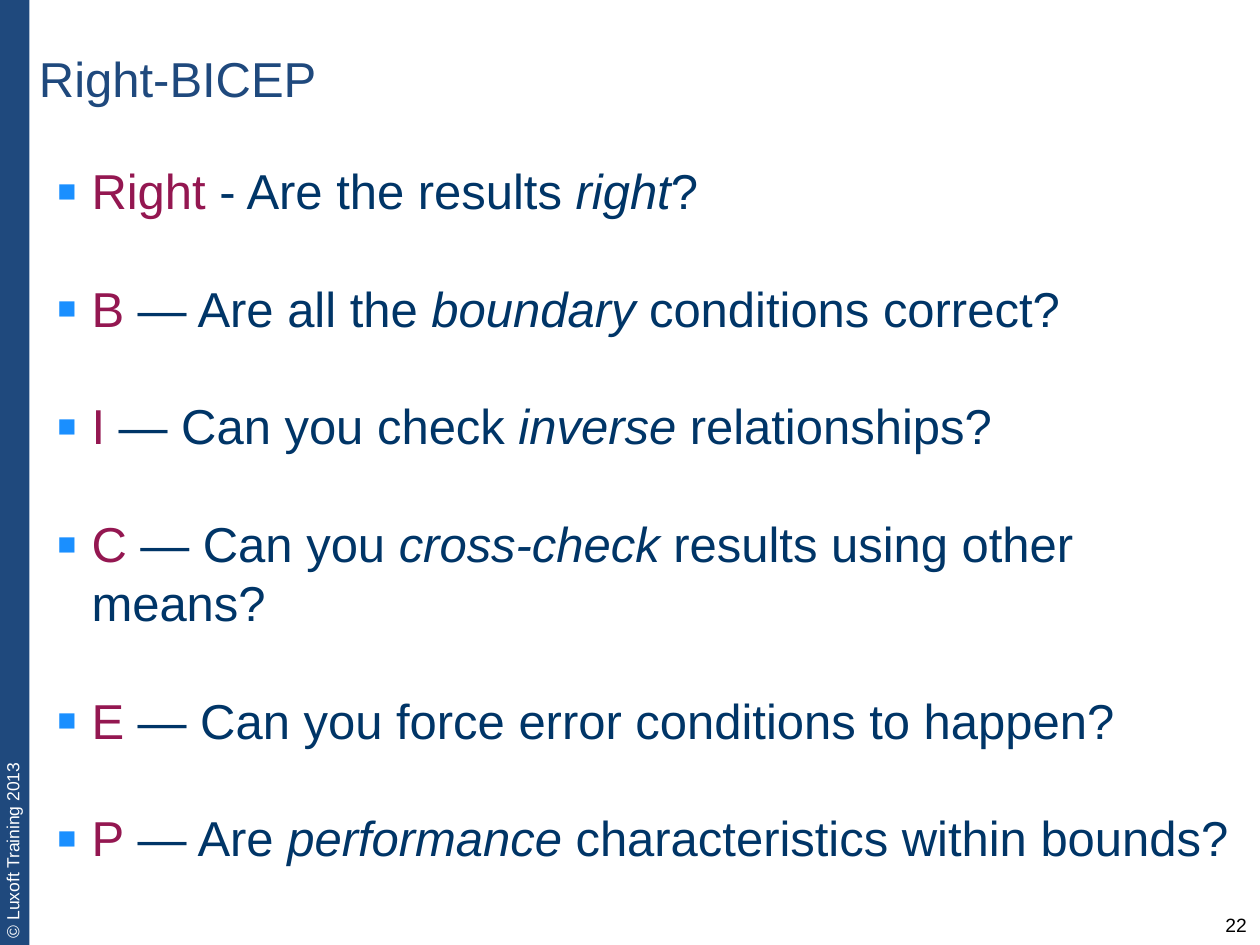
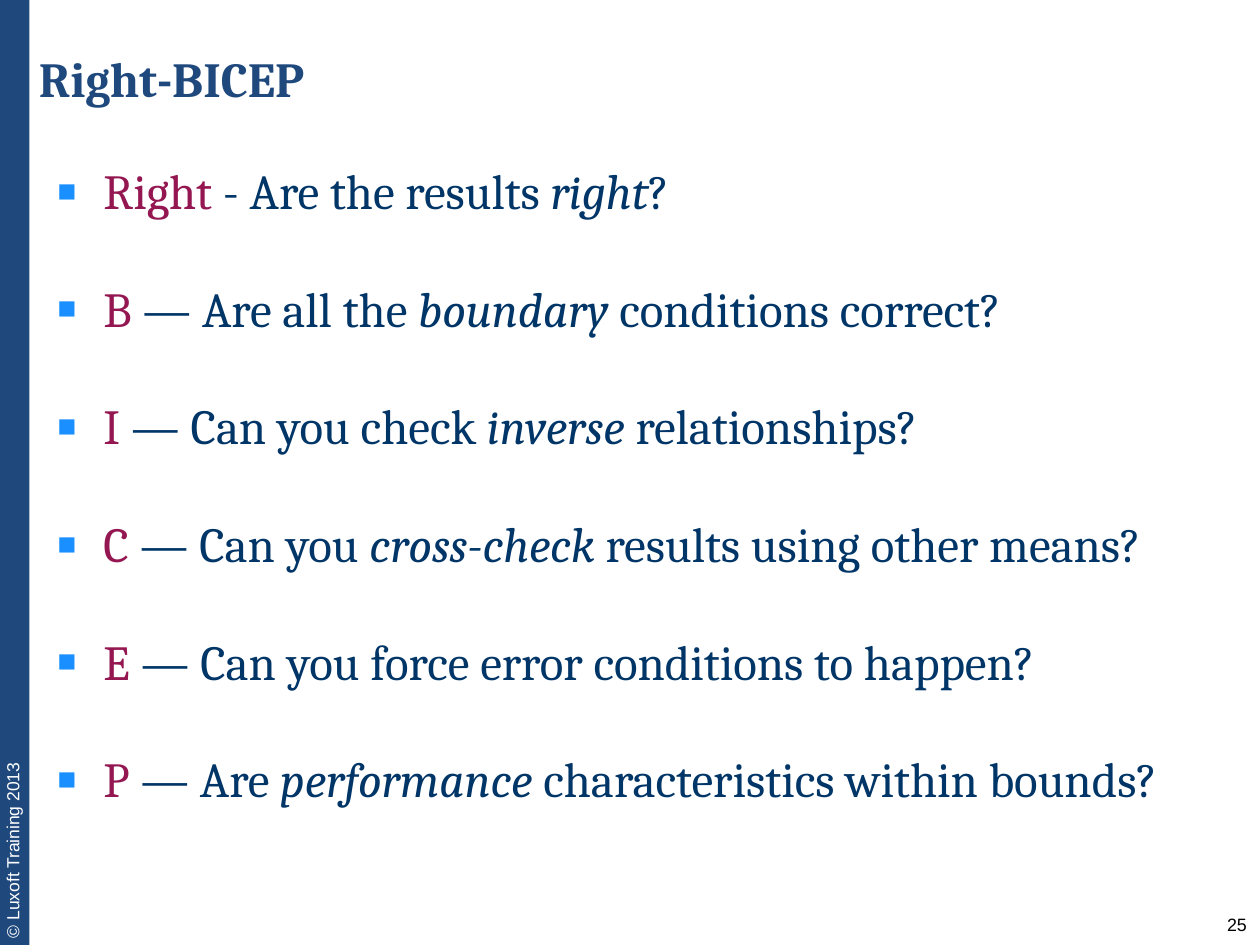
Before and after one commit to team3/lux-trainings-all, a slide deck: slide 25 of JVA-011. unit-testing-with-junit/JVA-011-lecture1-unit-testing-basics.pptx (slide 22 before the commit). Drawn at 1260x945 pixels with LibreOffice and Linux fonts; fonts in the diff are those of the drawing. Boxes give left, top, right and bottom in pixels: in the first picture for what was removed or moved away, otherwise in the second. Text is boxed around its words. In the diff, an @@ line names an element or a change of style, - is before the commit and + after.

```diff
--- a/JVA-011. unit-testing-with-junit/JVA-011-lecture1-unit-testing-basics.pptx
+++ b/JVA-011. unit-testing-with-junit/JVA-011-lecture1-unit-testing-basics.pptx
@@ title "Right-BICEP" at bbox=[39, 63, 304, 108]: font Arial to Cambria, bold on @@
@@ text "Right - Are the results ..." at bbox=[103, 175, 1157, 808]: font Arial to Cambria; indent changed @@
@@ page number at bbox=[1227, 918, 1247, 931]: text changed; size 11 to 10.2 pt @@
-22
+25
```
Also in this commit, not shown: 12 other slides changed, 3 slides added.
